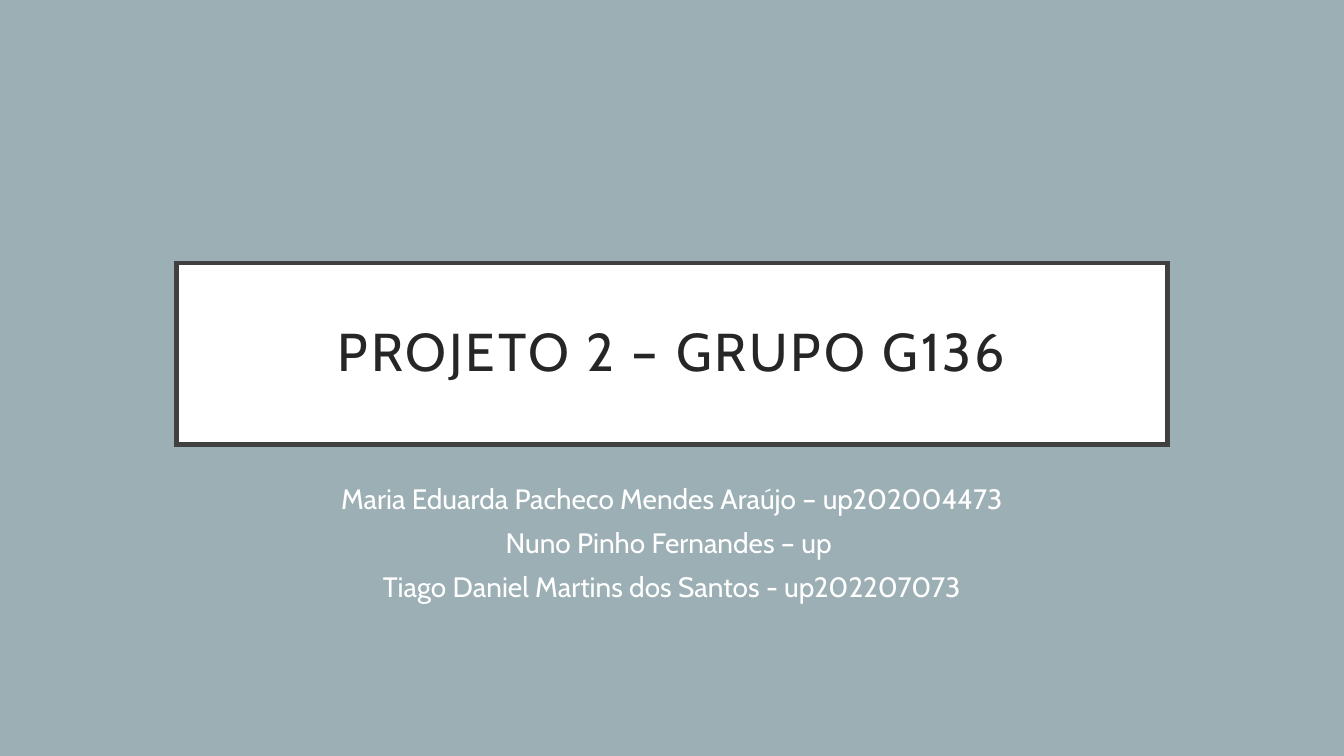
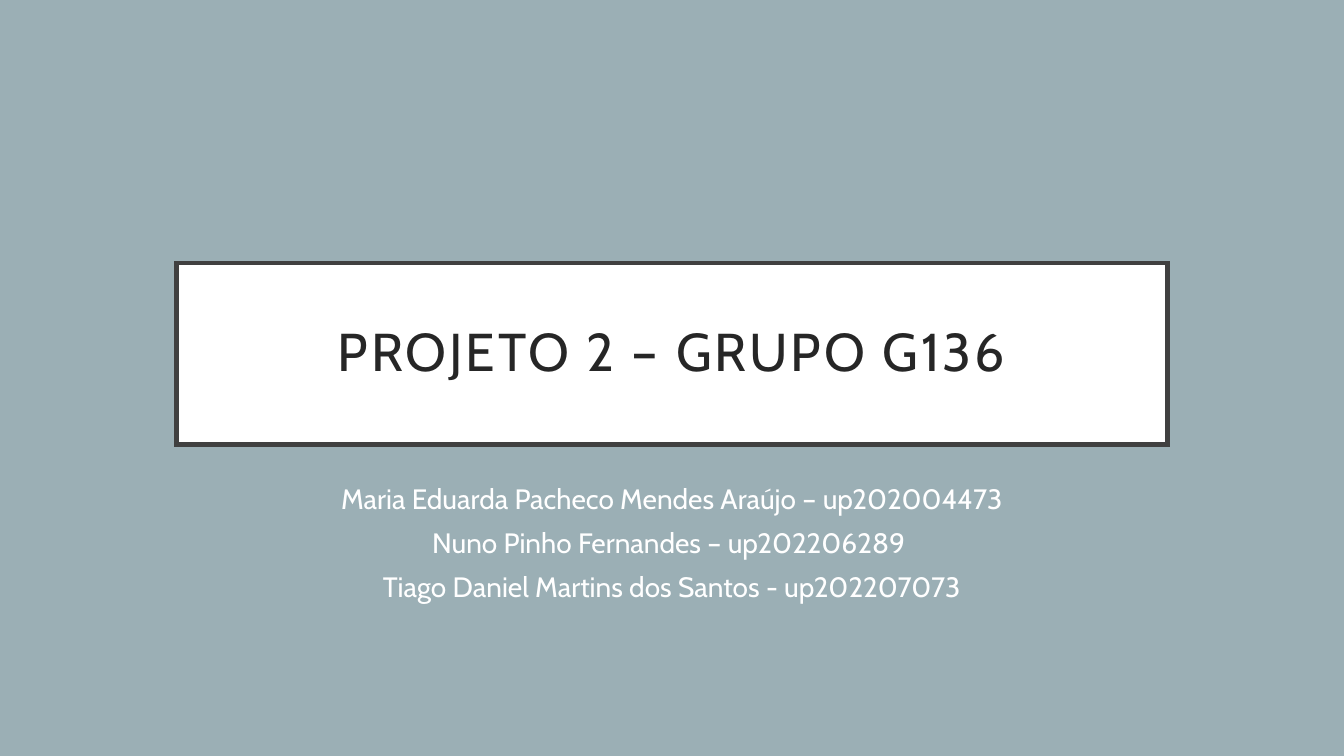
Before and after one commit to Eduarda34/FEUP-AED-23.24-Proj2, a slide deck: slide 1 of PPT/Apresentação.pptx. Drawn at 1344x756 pixels with LibreOffice and Linux fonts; fonts in the diff are those of the drawing. Boxes give left, top, right and bottom in pixels: in the first picture for what was removed or moved away, otherwise in the second. Text is boxed around its words. In the diff, an @@ line names an element or a change of style, - is before the commit and + after.

Commit message:
presentation

```diff
--- a/PPT/Apresentação.pptx
+++ b/PPT/Apresentação.pptx
@@ subtitle at box(432, 532, 905, 559): text changed @@
-Nuno Pinho Fernandes – up
+Nuno Pinho Fernandes – up202206289
```
Also in this commit, not shown: 2 other slides changed, 4 slides added, 3 slides removed, 3 other files.
